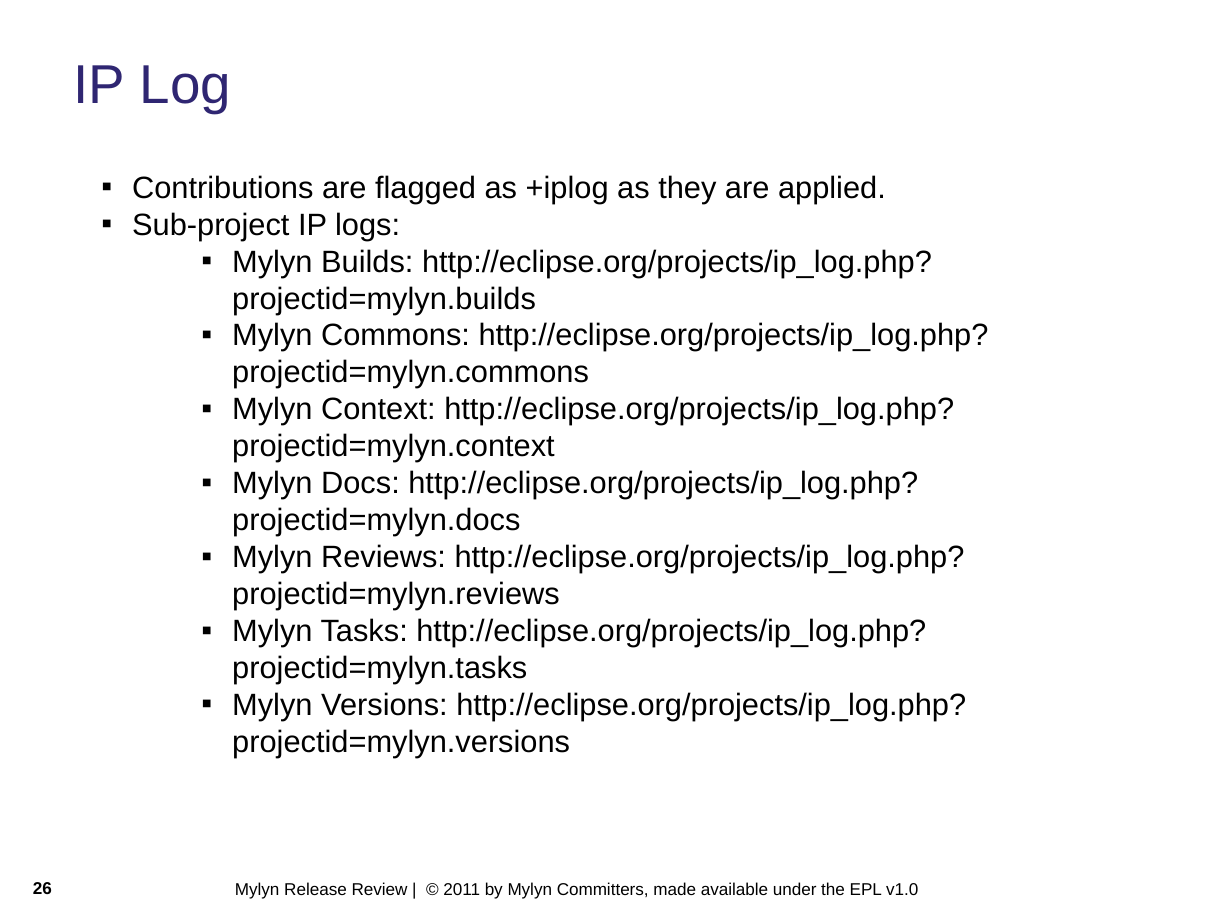
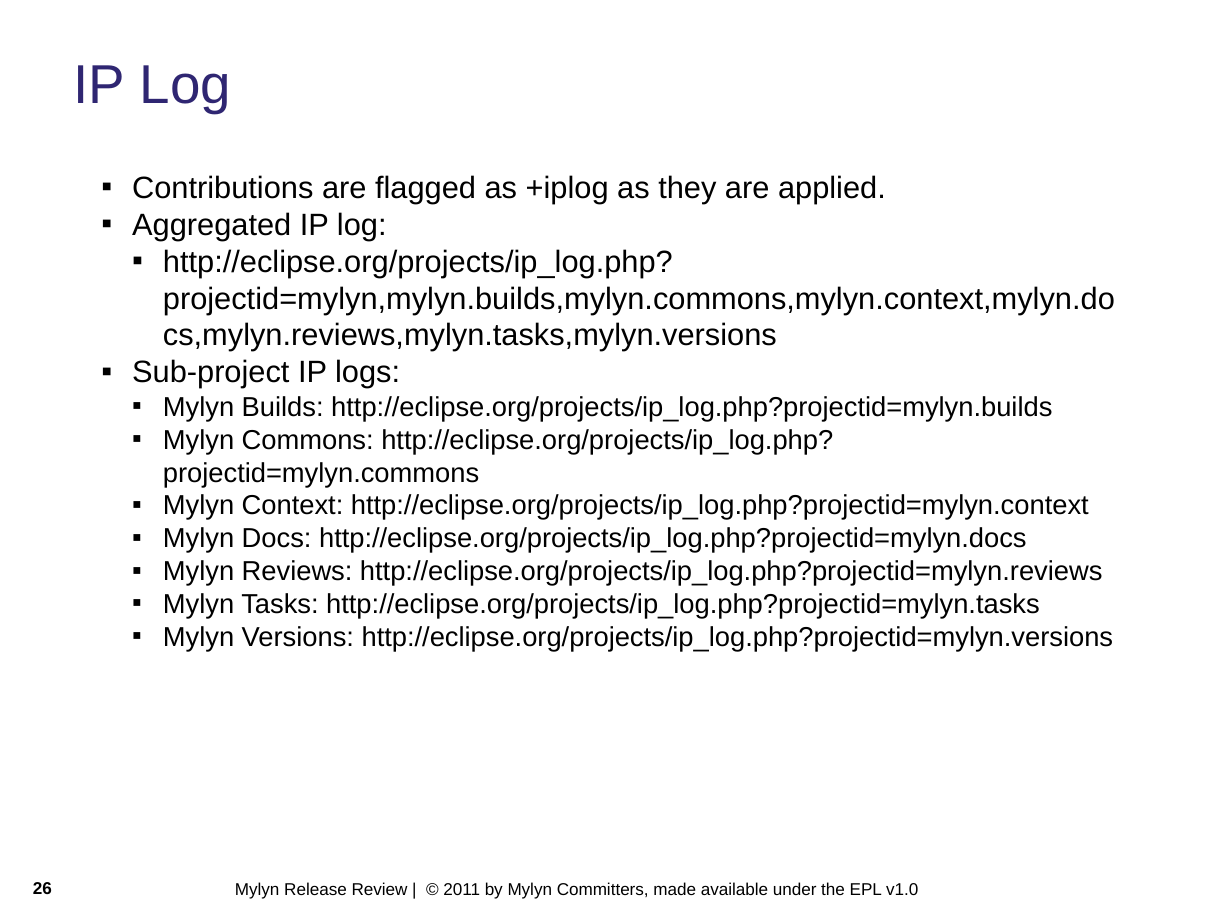
Before and after one commit to eclipse-mylyn/mylyn-website, a slide deck: slide 26 of publications/2011-03-mylyn-3.5-release-review.ppt. Drawn at 1232x924 pixels with LibreOffice and Linux fonts; fonts in the diff are those of the drawing; background and template pictures are left out. Boxes give left, top, right and bottom in pixels: in the first picture for what was removed or moved away, otherwise in the second. Text is boxed around its words. In the diff, an @@ line names an element or a change of style, - is before the commit and + after.

Commit message:
NEW - bug 317648: [release] plan Mylyn 3.5 release https://bugs.eclipse.org/bugs/show_bug.cgi?id=317648

```diff
--- a/publications/2011-03-mylyn-3.5-release-review.ppt
+++ b/publications/2011-03-mylyn-3.5-release-review.ppt
@@ text at (x1=132, y1=212, x2=1115, y2=351): paragraphs added @@
+▪ Aggregated IP log:
+  ▪ http://eclipse.org/projects/ip_log.php?projectid=mylyn,mylyn.builds,mylyn.commons,mylyn.context,mylyn.docs,mylyn.reviews,mylyn.tasks,mylyn.versions
@@ text at (x1=163, y1=396, x2=1114, y2=652): size 18 to 16 pt in "Mylyn Builds: http://eclipse.org/projects/ip_log.php?project ...", "Mylyn Commons: http://eclipse.org/projects/ip_log.php?projec ...", "Mylyn Context: http://eclipse.org/projects/ip_log.php?projec ...", "Mylyn Docs: http://eclipse.org/projects/ip_log.php?projectid ..." and 3 more places; indent changed @@
```
Also in this commit, not shown: 3 other slides changed.
